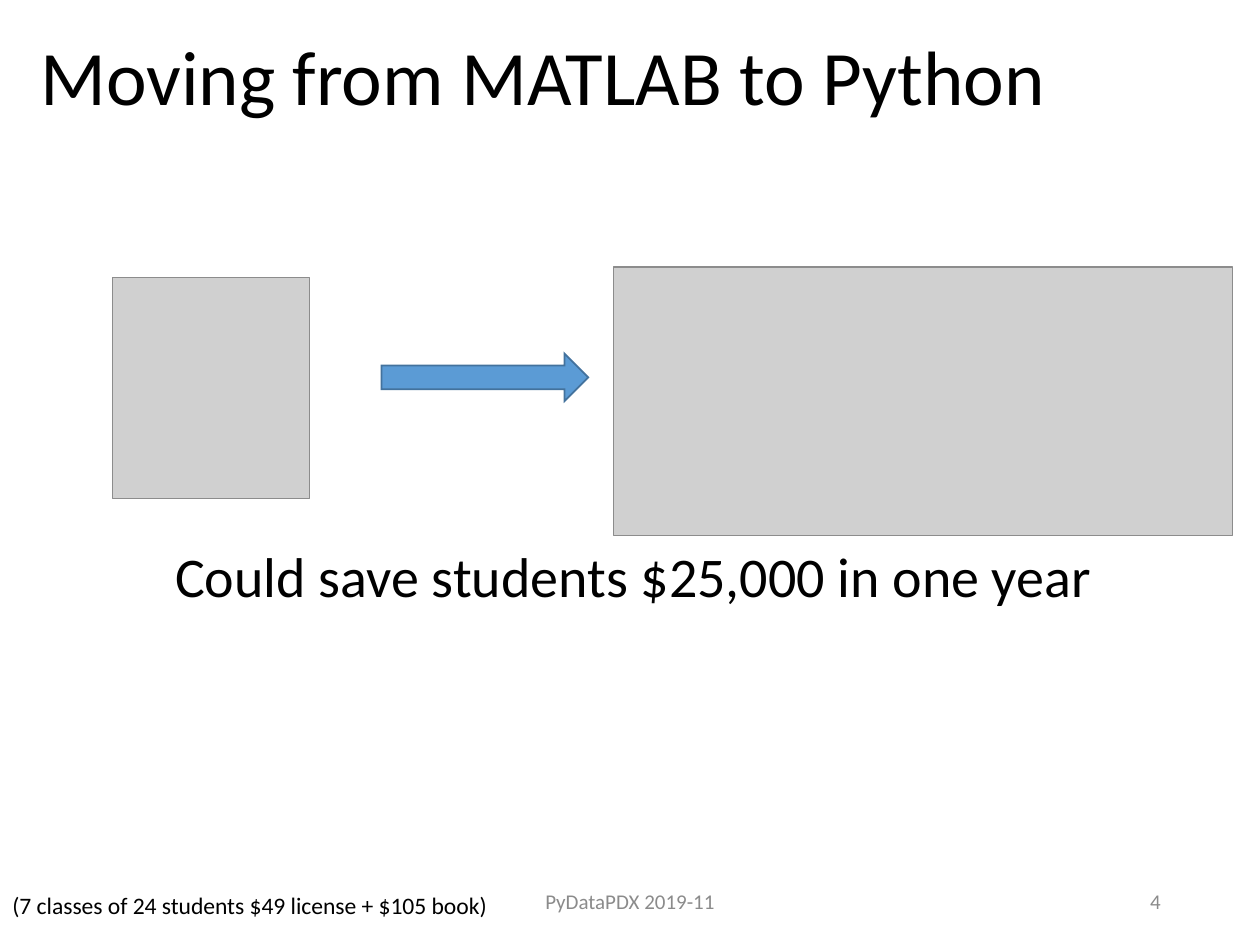
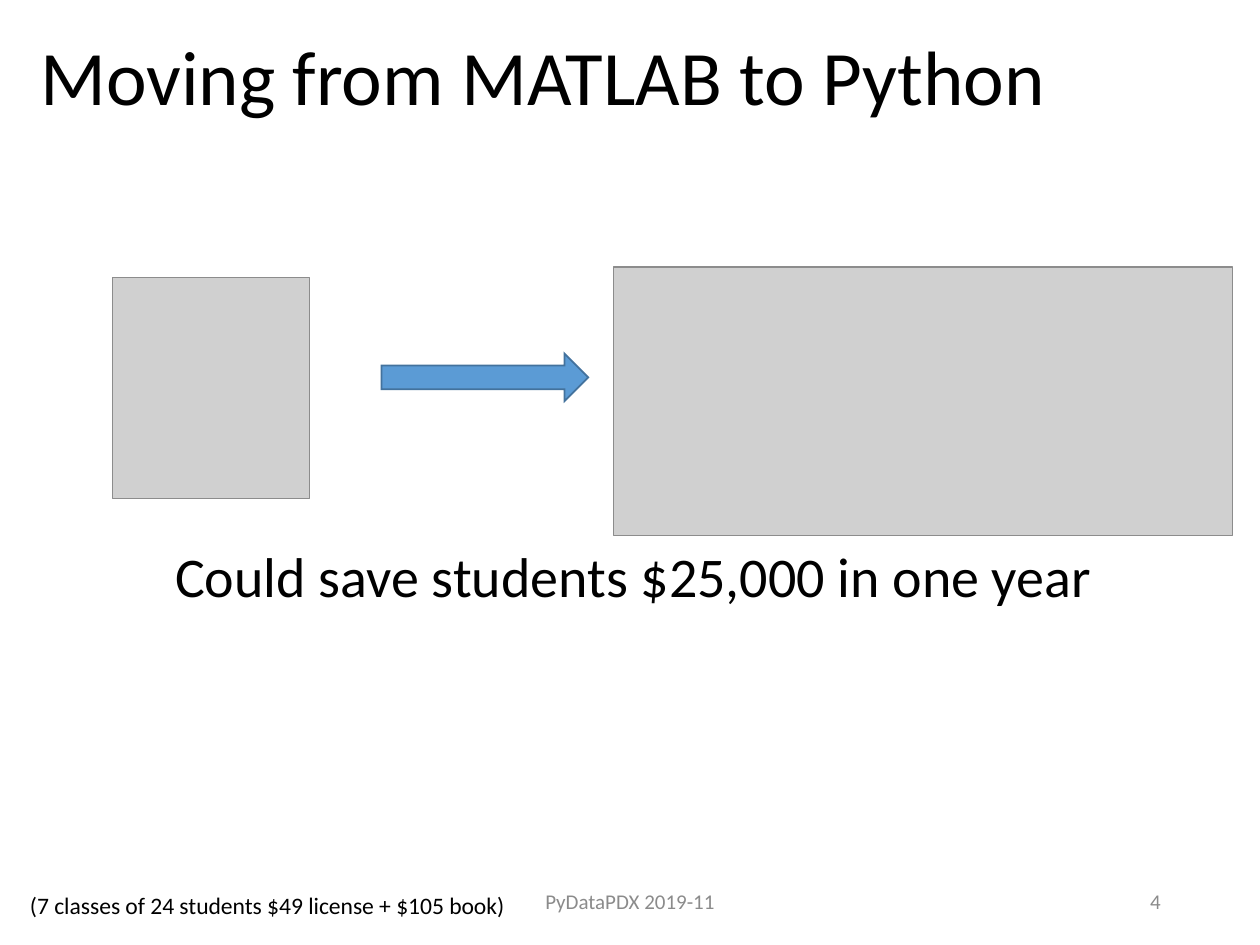
Before and after one commit to ProfessorKazarinoff/PyDataPDX-2019-11, a slide deck: slide 4 of PeterKazarinoff_PyDataPDX_2019-11.pptx. Drawn at 1260x945 pixels with LibreOffice and Linux fonts; fonts in the diff are those of the drawing; grey boxes stand for pictures. Boxes give left, top, right and bottom in pixels: in the first picture for what was removed or moved away, otherwise in the second. Text is boxed around its words. In the diff, an @@ line names an element or a change of style, - is before the commit and + after.

```diff
--- a/PeterKazarinoff_PyDataPDX_2019-11.pptx
+++ b/PeterKazarinoff_PyDataPDX_2019-11.pptx
@@ text "(7 classes of 24 students ...": place and size @@
-text "(7 classes of 24 students ..." at (12, 897, 487, 917)
+text "(7 classes of 24 students ..." at (30, 897, 504, 917)
```
Also in this commit, not shown: 4 other slides changed, 23 other files.
